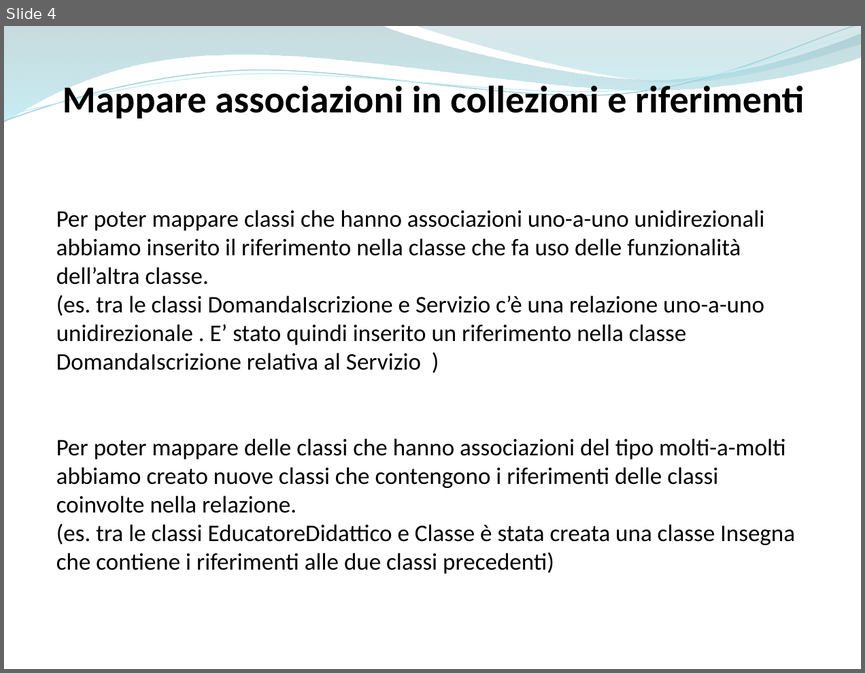
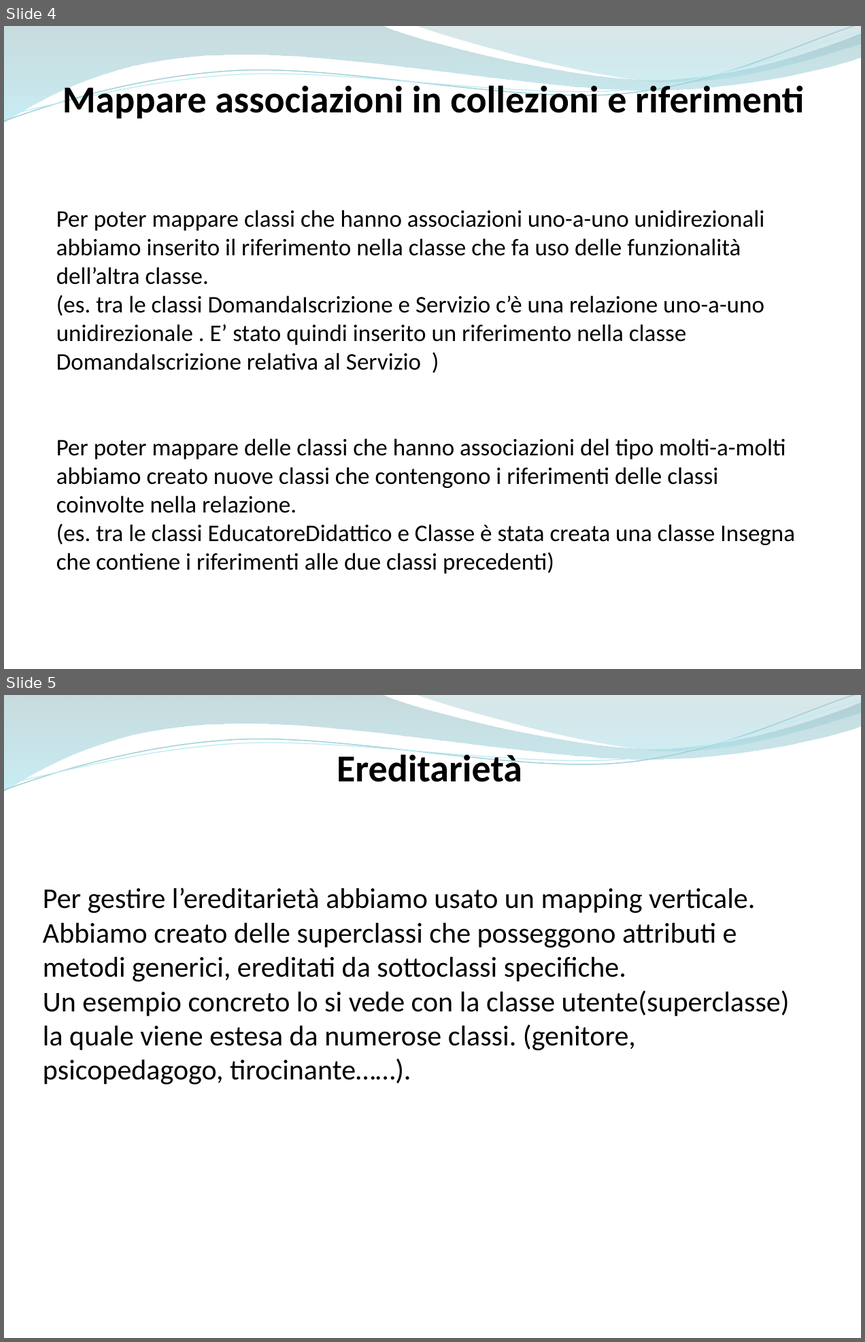
Before and after one commit to ammirate/at-silo, a slide deck: Presentazione/Atsilo2/Luigi/Luigi_PresentazioneFinale.pptx. Shown one above the other, each under a label of ours: slide 4 before the commit, slides 4 and 5 after it. The pictures are 865x673 and 865x1342 pixels, drawn with LibreOffice and Linux fonts; fonts in the diff are those of the drawing. Boxes give left, top, right and bottom in pixels: in the first picture for what was removed or moved away, otherwise in the second. Text is boxed around its words. In the diff, an @@ line names an element or a change of style, - is before the commit and + after.

```diff
--- a/Presentazione/Atsilo2/Luigi/Luigi_PresentazioneFinale.pptx
+++ b/Presentazione/Atsilo2/Luigi/Luigi_PresentazioneFinale.pptx
@@ slide 5 added at [4,695,861,1338], background #FFFFFF; not listed: 4 template elements that a slide beside it also shows @@
@@ text added at [337,750,522,782], 32 pt, text #000000, bold @@
+Ereditarietà
@@ text added at [43,887,789,1085], 24 pt, text #000000 @@
+Per gestire l’ereditarietà abbiamo usato un mapping verticale. Abbiamo creato delle superclassi che posseggono attributi e metodi generici, ereditati da sottoclassi specifiche.
+Un esempio concreto lo si vede con la classe utente(superclasse) la quale viene estesa da numerose classi. (genitore, psicopedagogo, tirocinante……).
```
Also in this commit, not shown: 1 other slide added.
